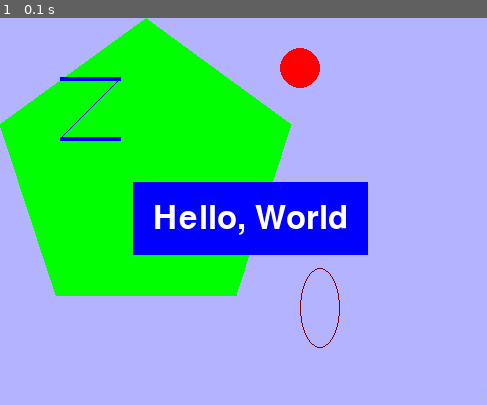
Above: before the commit, frame 1.
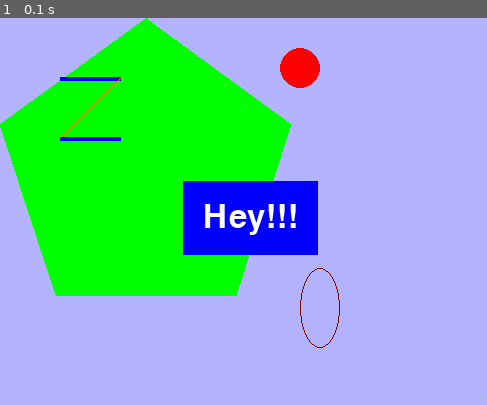
Above: after the commit, the same moment.

Repository: AJHS-Kelley/my-first-pygame-2021-s11571817
Game: pygame game, started from PyGame Practice.py
Same seed, same stepped clock (60 frames per second), same inputs: the game is played once before the commit and once after it.
Inputs:
- Up to frame 1 (0.1 s): no input

The runs differ from the first frame. In frame 1, 4.9% of the frame differs, in the area x 12-76%, y 15-62%.

Commit message:
v0.8
Made some changes to the code just to experiment with it. Code is functional.

Diff:
--- a/PyGame Practice.py
+++ b/PyGame Practice.py
@@ -1,4 +1,4 @@
-# PyGame Practice, Caile Harden, 12/1/21 8:45am, v0.7
+# PyGame Practice, Caile Harden, 12/1/21 8:52am, v0.8
 
 import pygame, sys
 from pygame.locals import *
@@ -8,7 +8,7 @@
 
 # Create game window
 windowSurface = pygame.display.set_mode((500,400),0,32)
-pygame.display.set_caption("Hello, World")
+pygame.display.set_caption("Hey!!!")
 
 # Set Color Values
 BLACK = (0, 0, 0)
@@ -19,12 +19,13 @@
 MAROON = (128, 0, 0)
 PERIWINKLE = (179, 179, 255)
 SAGE = (159, 223, 159)
+ORANGE = (255, 117, 26)
 
 # Setup Fonts
 basicFont = pygame.font.SysFont(None,48)
 
 # SetUp Text
-text = basicFont.render('Hello, World', True, WHITE, BLUE)
+text = basicFont.render('Hey!!!', True, WHITE, BLUE)
 textRect = text.get_rect()
 textRect.centerx = windowSurface.get_rect().centerx
 textRect.centery = windowSurface.get_rect().centery
@@ -37,14 +38,14 @@
 
 # Draw blue lines on the windows surface
 pygame.draw.line(windowSurface, BLUE, (60, 60), (120, 60), 4)
-pygame.draw.line(windowSurface, BLUE, (120, 60), (60, 120))
+pygame.draw.line(windowSurface, ORANGE, (120, 60), (60, 120))
 pygame.draw.line(windowSurface, BLUE, (60, 120), (120, 120), 4)
-
-# Draw a rec circle
-pygame.draw.circle(windowSurface, RED, (300, 50), 20, 0)
 
 #Draw an ellipse
 pygame.draw.ellipse(windowSurface, MAROON, (300, 250, 40, 80), 1)
+
+# Draw a red circle
+pygame.draw.circle(windowSurface, RED, (300, 50), 20, 0)
 
 # Draw a text background rectangle onto surface
 pygame.draw.rect(windowSurface, BLUE, (textRect.left - 20, textRect.top - 20, textRect.width + 40, textRect.height + 40))
